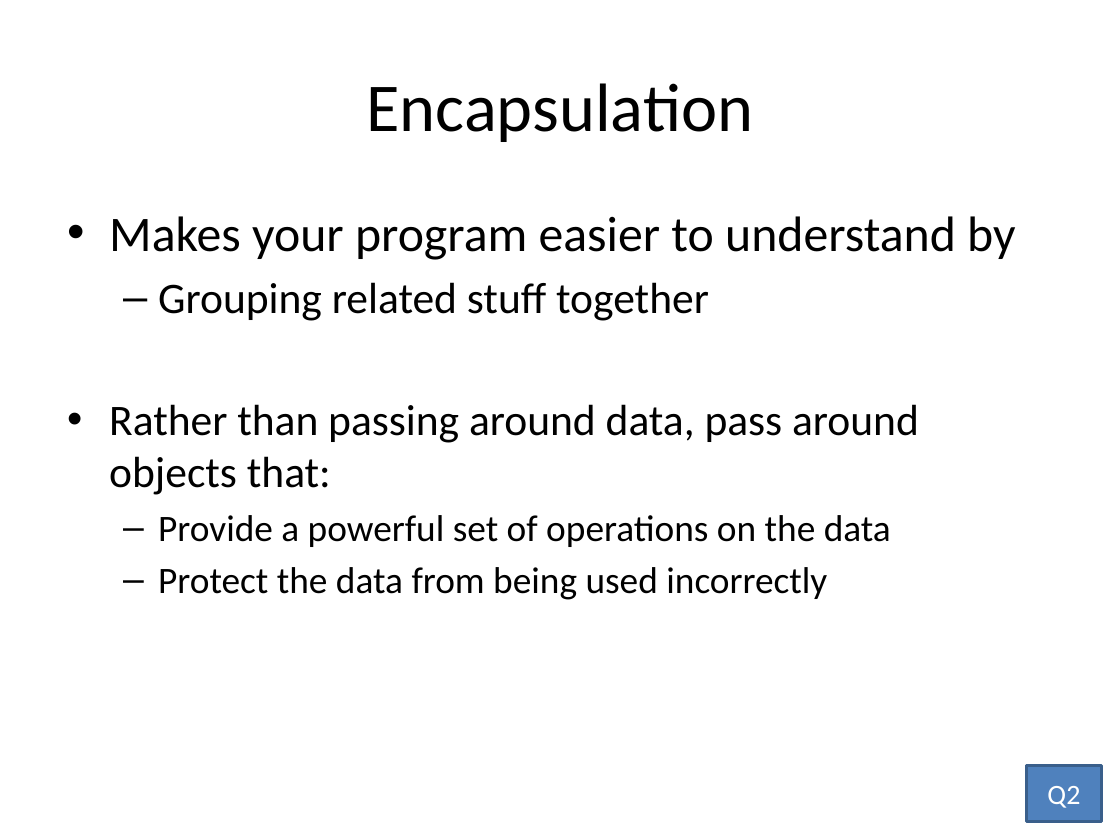
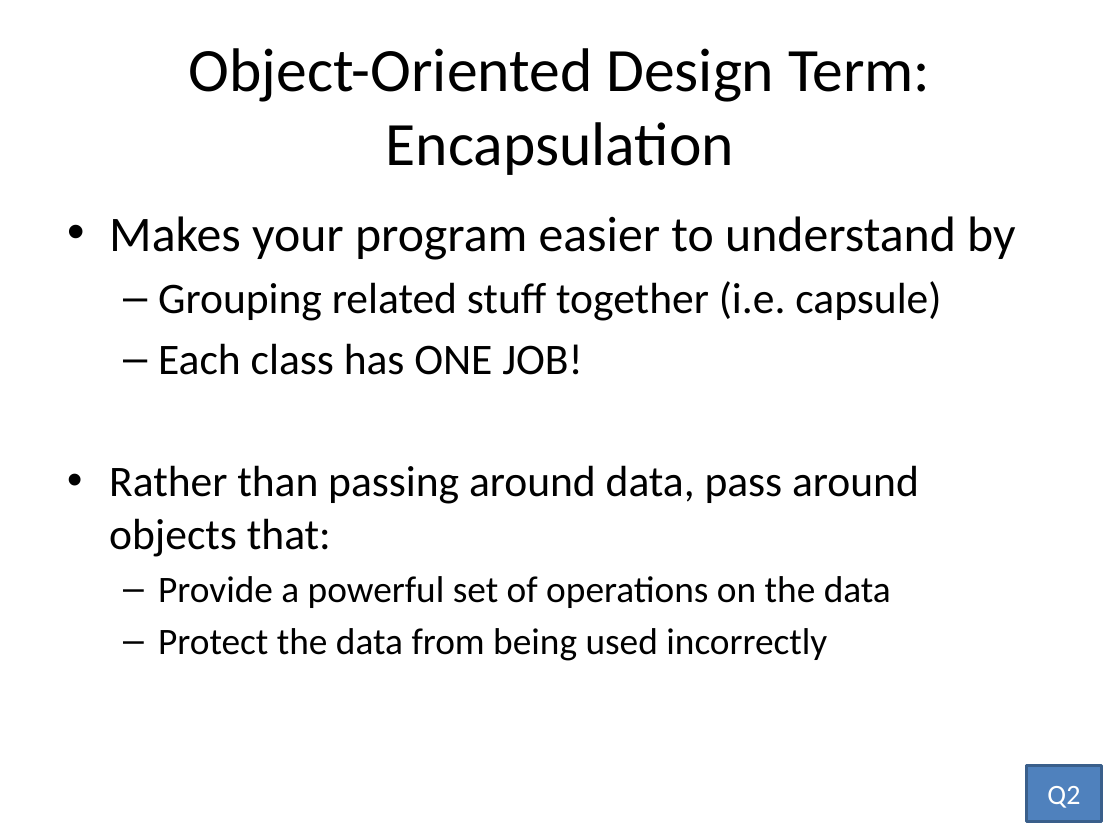
Before and after one commit to RHIT-CSSE/csse220, a slide deck: slide 35 of ClassMaterials/PairingAndEncapsulation/Slides/Encapsulation.pptx (slide 29 before the commit). Drawn at 1120x840 pixels with LibreOffice and Linux fonts; fonts in the diff are those of the drawing. Boxes give left, top, right and bottom in pixels: in the first picture for what was removed or moved away, otherwise in the second. Text is boxed around its words. In the diff, an @@ line names an element or a change of style, - is before the commit and + after.

```diff
--- a/ClassMaterials/PairingAndEncapsulation/Slides/Encapsulation.pptx
+++ b/ClassMaterials/PairingAndEncapsulation/Slides/Encapsulation.pptx
@@ title at (189, 48, 930, 175): text changed; size 44 to 39.6 pt @@
-Encapsulation
+Object-Oriented Design Term:
+Encapsulation
@@ text at (158, 281, 941, 375): text changed @@
-  – Grouping related stuff together
+  – Grouping related stuff together (i.e. capsule)
+  – Each class has ONE JOB!
```
Also in this commit, not shown: 15 other slides changed, 6 slides added, 2 other files.
